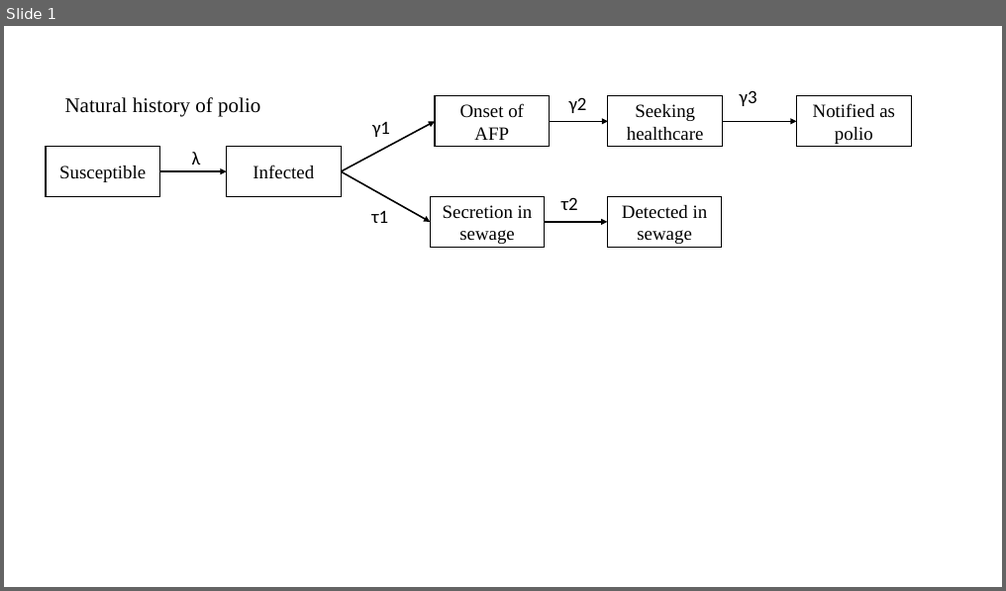
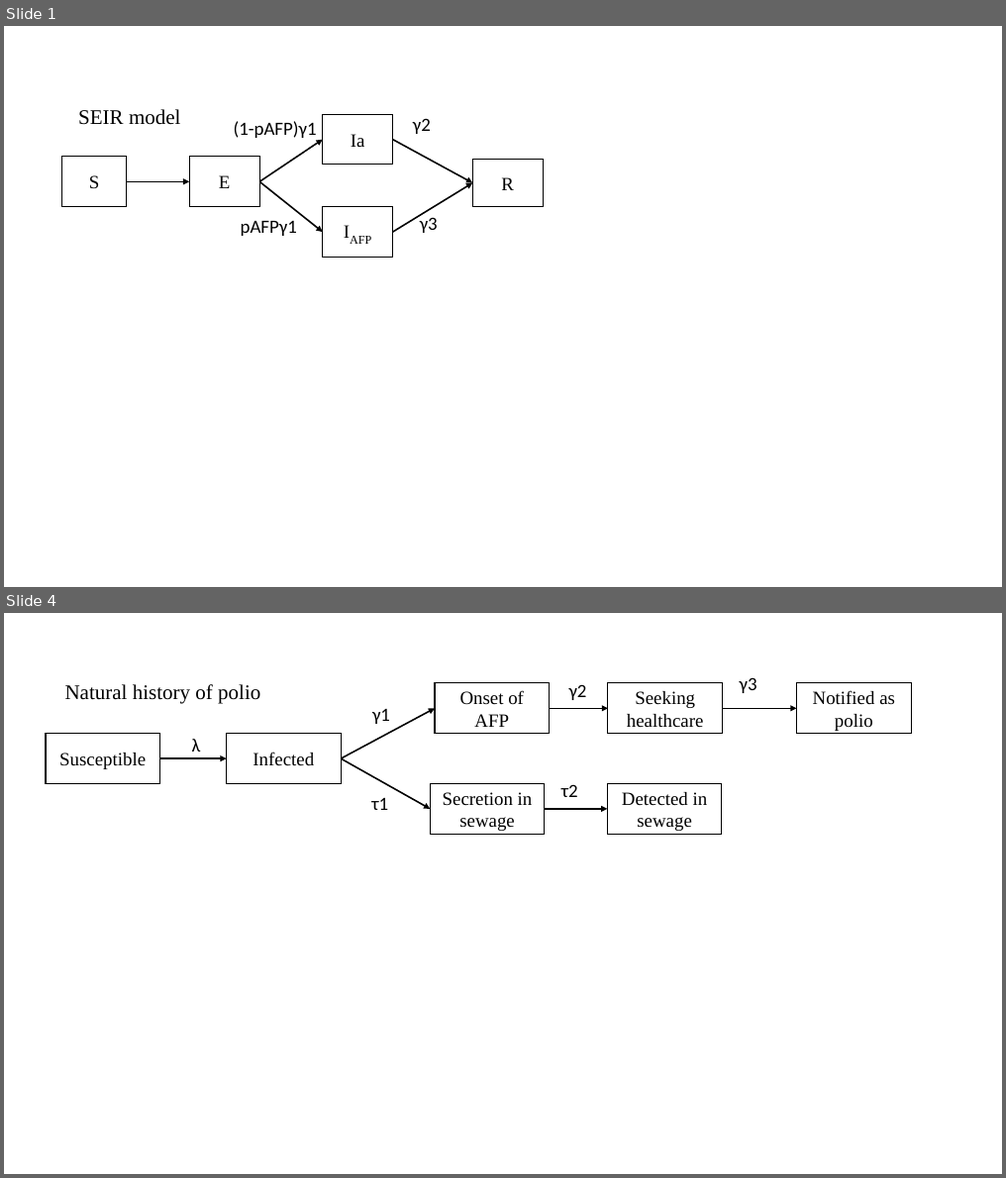
Before and after one commit to toshiakiasakura/polio_environmental_surveillance, a slide deck: doc_ideas/202305_flowchart.pptx. Shown one above the other, each under a label of ours: slide 1 before the commit, slides 1 and 4 after it; the slides between them are not shown. The pictures are 1006x591 and 1006x1178 pixels, drawn with LibreOffice and Linux fonts; fonts in the diff are those of the drawing. Boxes give left, top, right and bottom in pixels: in the first picture for what was removed or moved away, otherwise in the second. Text is boxed around its words. In the diff, an @@ line names an element or a change of style, - is before the commit and + after.

```diff
--- a/doc_ideas/202305_flowchart.pptx
+++ b/doc_ideas/202305_flowchart.pptx
@@ slide 1 added at box(4, 26, 1002, 587), background #FFFFFF @@
@@ text added at box(78, 109, 181, 125), 20 pt, text #000000 @@
+SEIR model
@@ rectangle added at box(323, 114, 393, 165), fill #FFFFFF, outline #000000 1 pt, 18 pt, text #000000 @@
+Ia
@@ text added at box(234, 121, 317, 138), 18 pt, text #000000 @@
+(1-pAFP)γ1
@@ arrow added from (260, 181) to (323, 140), #000000 1.5 pt @@
@@ arrow added from (392, 140) to (472, 183), #000000 1.5 pt @@
@@ text added at box(413, 118, 431, 134), 18 pt, text #000000 @@
+γ2
@@ rectangle added at box(62, 157, 127, 206), fill #FFFFFF, outline #000000 1 pt, 18 pt, text #000000 @@
+S
@@ rectangle added at box(190, 157, 260, 206), fill #FFFFFF, outline #000000 1 pt, 18 pt, text #000000 @@
+E
@@ rectangle added at box(472, 160, 543, 206), fill #FFFFFF, outline #000000 1 pt, 18 pt, text #000000 @@
+R
@@ arrow added from (127, 181) to (190, 181), #000000 1.5 pt @@
@@ arrow added from (260, 181) to (323, 232), #000000 1.5 pt @@
@@ arrow added from (392, 232) to (472, 183), #000000 1.5 pt @@
@@ text added at box(241, 221, 297, 236), 18 pt, text #000000 @@
+pAFPγ1
@@ rectangle added at box(323, 207, 393, 258), fill #FFFFFF, outline #000000 1 pt, 20 pt, text #000000 @@
+IAFP
@@ text added at box(420, 215, 438, 233), 18 pt, text #000000 @@
+γ3
@@ what was slide 1 is now slide 4 @@
```
Also in this commit, not shown: 1 slide changed, 1 other slide added, 20 other files.
